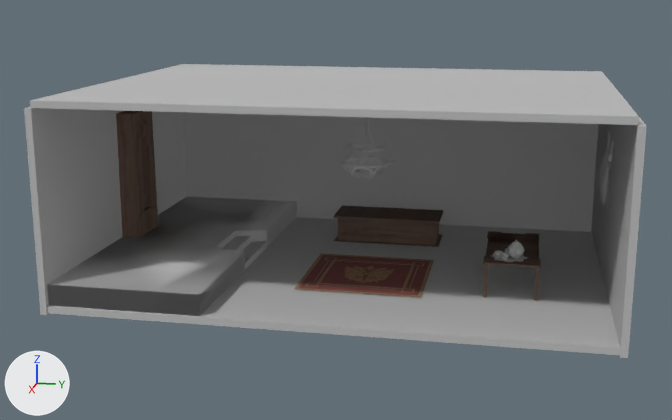
The OBJ model ProyectoFinal/ProyectoFinal/Models/Maqueta/Maqueta.obj: old version first, new version second.
Rendered twice from a 50 mm camera at (15.04, 1.08, 6.87) aimed at (-6.62, -3.26, 1.45). Every picture has the same lights, and +X, +Y and +Z are marked at lower left. Where no turn or scale is listed for an object, it has been applied to the vertices. Vertices at the same position are counted once.

In view in the first picture: 'Maqueta'.
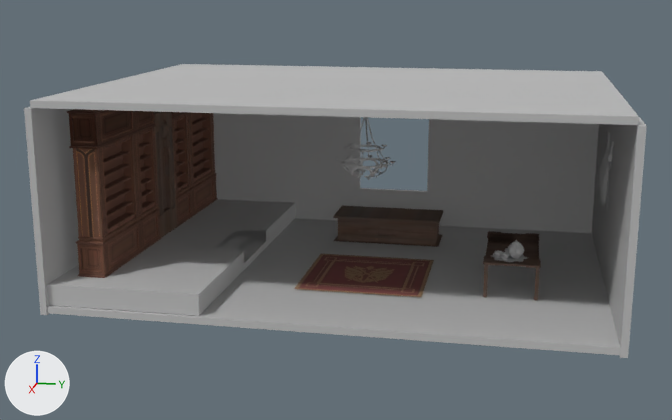
Boxes (x1, y1, x2, y2) around the edits, measured in the pictures (672 x 420 px; the box of a moved part takes in the faces that stretch with it):
part 1 of me_maqueta, moved or reshaped: before (223, 236, 251, 250); after (221, 236, 250, 250)
part 2 of me_maqueta, rebuilt: before (47, 197, 297, 316); after (47, 199, 295, 316)
part 3 of me_maqueta, deleted: before (236, 230, 267, 242)
part 4 of me_maqueta, deleted: before (217, 230, 236, 248)
part 5 of me_maqueta, deleted: before (237, 236, 252, 251)
part 6 of me_maqueta, built on: before (116, 111, 598, 238); after (67, 109, 599, 278)

The change, as a list of edits to the scene's bpy script:
```text
Add img_indoor_mdprops_library_shelf01_diffuse_png:
    img_indoor_mdprops_library_shelf01_diffuse_png = load_image('Indoor_MdProps_Library_Shelf01_Diffuse.png', 'Indoor_MdProps_Library_Shelf01_Diffuse.png', 1024, 1024, 'sRGB')
Add mat_lambert2sg:
    mat_lambert2sg = principled_material('lambert2SG')
    mat_lambert2sg.texture = img_indoor_mdprops_library_shelf01_diffuse_png
    mat_lambert2sg.roughness = 1.0
Change me_maqueta:
    used by ob_maqueta; location = (0.0, 0.0, 0.0)
    remove me_maqueta.from_pydata(...)  # 3500 vertices, 5810 faces; spans x -11.37..-2.4, y -8.93..3.29, z -0.2..4.5
    add me_maqueta.from_pydata(...)  # 5792 vertices, 8350 faces; spans x -11.37..-2.4, y -8.93..3.29, z -0.14..4.5
    me_maqueta part 1: the loose piece of 4 vertices spanning x -7.68..-5.9, y -6.14..-5.73, z 0.38 is moved by (0.0, -0.02, 0.0), in mat_lambert4sg (its picture is missing)
    me_maqueta part 2: the loose piece of 42 vertices spanning x -11.37..-2.5, y -8.8..-5.34, z 0.06..0.53 is rebuilt with 32 vertices and now spans x -11.37..-2.5, y -8.82..-5.35, z 0.06..0.53, in mat_lambert4sg (its picture is missing)
    me_maqueta part 3: the loose piece of 4 vertices spanning x -7.85..-7.4, y -6.86..-5.34, z 0.05..0.52 is deleted
    me_maqueta part 4: the loose piece of 4 vertices spanning x -7.69..-5.92, y -6.13, z 0.13..0.54 is deleted
    me_maqueta part 5: the loose piece of 4 vertices spanning x -8.05..-5.53, y -5.81..-5.73, z -0.2..0.39 is deleted
    me_maqueta part 6: 6 vertices moved from x -11.28..-11.13, y -8.89..3.15, z -0.14..4.34 to x -11.13..-10.98, y -8.89..3.15, z -0.14..4.34; 125 vertices removed from x -11.28..-6.43, y -8.89..3.15, z -0.14..4.34; 2443 vertices added at x -11.13..-3.16, y -8.89..3.15, z -0.14..4.34
    remove me_maqueta.materials.append(mat_initialshadinggroup)  # grey #bcbcbc
    add me_maqueta.materials.append(mat_lambert2sg)  # picture img_indoor_mdprops_library_shelf01_diffuse_png
```
